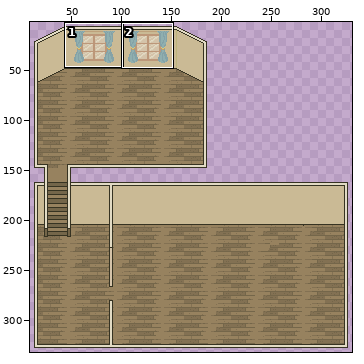
Sprite sheet, stored at assets/02_architecture/03_brewery/backGround.png. The picture above shows the old version from afar; the outline marks the close-up.
Close-up. Before the commit:
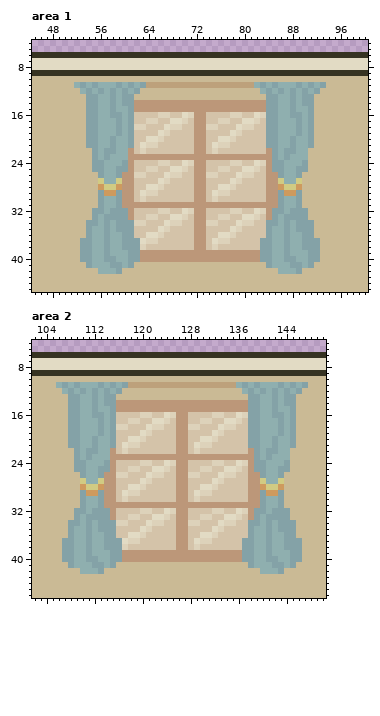
The file is 336x342 pixels. Shown: area 1: x 45..100, y 4..45; area 2: x 102..150, y 4..46. The wide view leaves out empty margins.
The result:
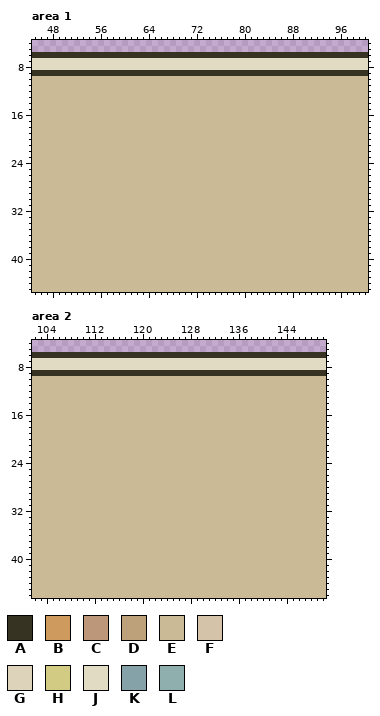
Palette (. is transparent): A #363322  B #ce9a5e  C #bc9779  D #bda17b  E #caba95  F #d4c3a9  G #ddd2ba  H #d1cb83  J #e2dbc4  K #84a2a7  L #8fafaf
The edit:
Changed rows in their new state; - is an unchanged pixel.
Area 1:
first column x 52:
11 EEEEEEEEEEEEEEEEEEEEEEEEEEEEEEEEEEEEEEEEEE
12 -EEEEEEEEEE--------------------EEEEEEEEEE-
13 --EEEEEEEE----------------------EEEEEEEE--
14 --EEEEEEEEEEEEEEEEEEEEEEEEEEEEEEEEEEEEEE--
15 --EEEEEEEEEEEEEEEEEEEEEEEEEEEEEEEEEEEEEE--
16 --EEEEEEEEEEEEEEEEEEEEEEEEEEEEEEEEEEEEEE--
17 --EEEEEEEEEEEEEEEEEEEEEEEEEEEEEEEEEEEEEE--
18 --EEEEEEEEEEEEEEEEEEEEEEEEEEEEEEEEEEEEEE--
19 --EEEEEEEEEEEEEEEEEEEEEEEEEEEEEEEEEEEEEE--
20 --EEEEEEEEEEEEEEEEEEEEEEEEEEEEEEEEEEEEEE--
21 --EEEEEEEEEEEEEEEEEEEEEEEEEEEEEEEEEEEEEE--
22 ---EEEEEEEEEEEEEEEEEEEEEEEEEEEEEEEEEEEE---
23 ---EEEEEEEEEEEEEEEEEEEEEEEEEEEEEEEEEEEE---
24 ---EEEEEEEEEEEEEEEEEEEEEEEEEEEEEEEEEEEE---
25 ---EEEEEEEEEEEEEEEEEEEEEEEEEEEEEEEEEEEE---
26 ----EEEEEEEEEEEEEEEEEEEEEEEEEEEEEEEEEE----
27 ----EEEEEEEEEEEEEEEEEEEEEEEEEEEEEEEEEE----
28 ----EEEEEEEEEEEEEEEEEEEEEEEEEEEEEEEEEE----
29 ----EEEEEEEEEEEEEEEEEEEEEEEEEEEEEEEEEE----
30 ----EEEEEEEEEEEEEEEEEEEEEEEEEEEEEEEEEE----
31 ----EEEEEEEEEEEEEEEEEEEEEEEEEEEEEEEEEE----
32 ---EEEEEEEEEEEEEEEEEEEEEEEEEEEEEEEEEEEE---
33 ---EEEEEEEEEEEEEEEEEEEEEEEEEEEEEEEEEEEE---
34 --EEEEEEEEEEEEEEEEEEEEEEEEEEEEEEEEEEEEEE--
35 --EEEEEEEEEEEEEEEEEEEEEEEEEEEEEEEEEEEEEE--
36 --EEEEEEEEEEEEEEEEEEEEEEEEEEEEEEEEEEEEEE--
37 -EEEEEEEEEEEEEEEEEEEEEEEEEEEEEEEEEEEEEEEE-
38 -EEEEEEEEEEEEEEEEEEEEEEEEEEEEEEEEEEEEEEEE-
39 -EEEEEEEEEEEEEEEEEEEEEEEEEEEEEEEEEEEEEEEE-
40 -EEEEEEEEEEEEEEEEEEEEEEEEEEEEEEEEEEEEEEEE-
41 --EEEEEEEE----------------------EEEEEEEE--
42 ----EEEE--------------------------EEEE----
Area 2:
first column x 106:
11 EEEEEEEEEEEEEEEEEEEEEEEEEEEEEEEEEEEEEEEEEE
12 -EEEEEEEEEE--------------------EEEEEEEEEE-
13 --EEEEEEEE----------------------EEEEEEEE--
14 --EEEEEEEEEEEEEEEEEEEEEEEEEEEEEEEEEEEEEE--
15 --EEEEEEEEEEEEEEEEEEEEEEEEEEEEEEEEEEEEEE--
16 --EEEEEEEEEEEEEEEEEEEEEEEEEEEEEEEEEEEEEE--
17 --EEEEEEEEEEEEEEEEEEEEEEEEEEEEEEEEEEEEEE--
18 --EEEEEEEEEEEEEEEEEEEEEEEEEEEEEEEEEEEEEE--
19 --EEEEEEEEEEEEEEEEEEEEEEEEEEEEEEEEEEEEEE--
20 --EEEEEEEEEEEEEEEEEEEEEEEEEEEEEEEEEEEEEE--
21 --EEEEEEEEEEEEEEEEEEEEEEEEEEEEEEEEEEEEEE--
22 ---EEEEEEEEEEEEEEEEEEEEEEEEEEEEEEEEEEEE---
23 ---EEEEEEEEEEEEEEEEEEEEEEEEEEEEEEEEEEEE---
24 ---EEEEEEEEEEEEEEEEEEEEEEEEEEEEEEEEEEEE---
25 ---EEEEEEEEEEEEEEEEEEEEEEEEEEEEEEEEEEEE---
26 ----EEEEEEEEEEEEEEEEEEEEEEEEEEEEEEEEEE----
27 ----EEEEEEEEEEEEEEEEEEEEEEEEEEEEEEEEEE----
28 ----EEEEEEEEEEEEEEEEEEEEEEEEEEEEEEEEEE----
29 ----EEEEEEEEEEEEEEEEEEEEEEEEEEEEEEEEEE----
30 ----EEEEEEEEEEEEEEEEEEEEEEEEEEEEEEEEEE----
31 ----EEEEEEEEEEEEEEEEEEEEEEEEEEEEEEEEEE----
32 ---EEEEEEEEEEEEEEEEEEEEEEEEEEEEEEEEEEEE---
33 ---EEEEEEEEEEEEEEEEEEEEEEEEEEEEEEEEEEEE---
34 --EEEEEEEEEEEEEEEEEEEEEEEEEEEEEEEEEEEEEE--
35 --EEEEEEEEEEEEEEEEEEEEEEEEEEEEEEEEEEEEEE--
36 --EEEEEEEEEEEEEEEEEEEEEEEEEEEEEEEEEEEEEE--
37 -EEEEEEEEEEEEEEEEEEEEEEEEEEEEEEEEEEEEEEEE-
38 -EEEEEEEEEEEEEEEEEEEEEEEEEEEEEEEEEEEEEEEE-
39 -EEEEEEEEEEEEEEEEEEEEEEEEEEEEEEEEEEEEEEEE-
40 -EEEEEEEEEEEEEEEEEEEEEEEEEEEEEEEEEEEEEEEE-
41 --EEEEEEEE----------------------EEEEEEEE--
42 ----EEEE--------------------------EEEE----
